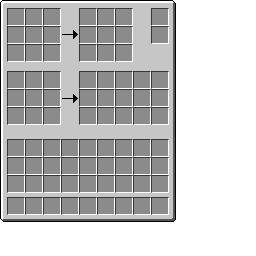
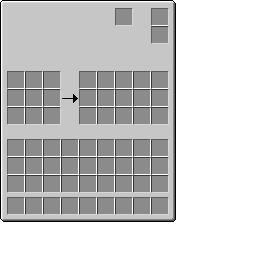
The second 256 x 256 image is a revision of the first. Changes to its layers:
renamed "Layer 6" to "Selling", painted on it over (2, 2, 174, 220)
removed layer "Layer 0" over (2, 2, 174, 220)
